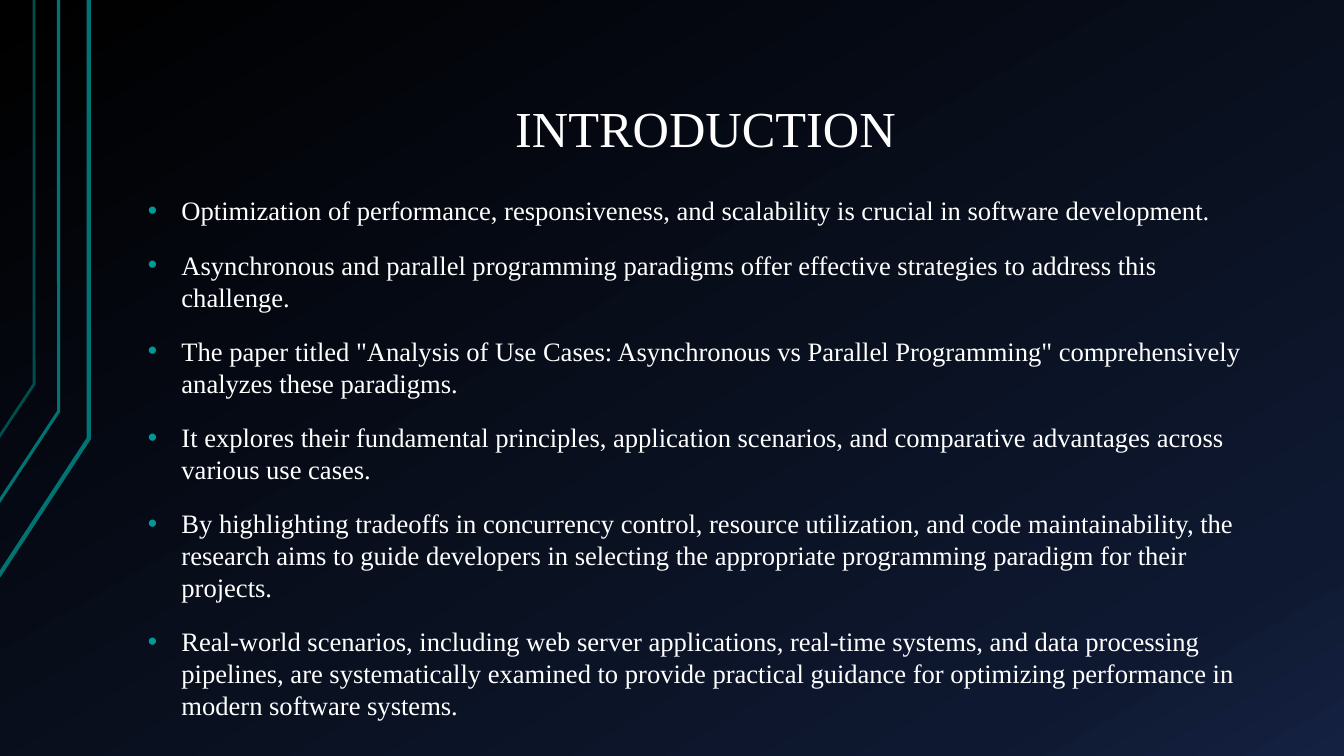
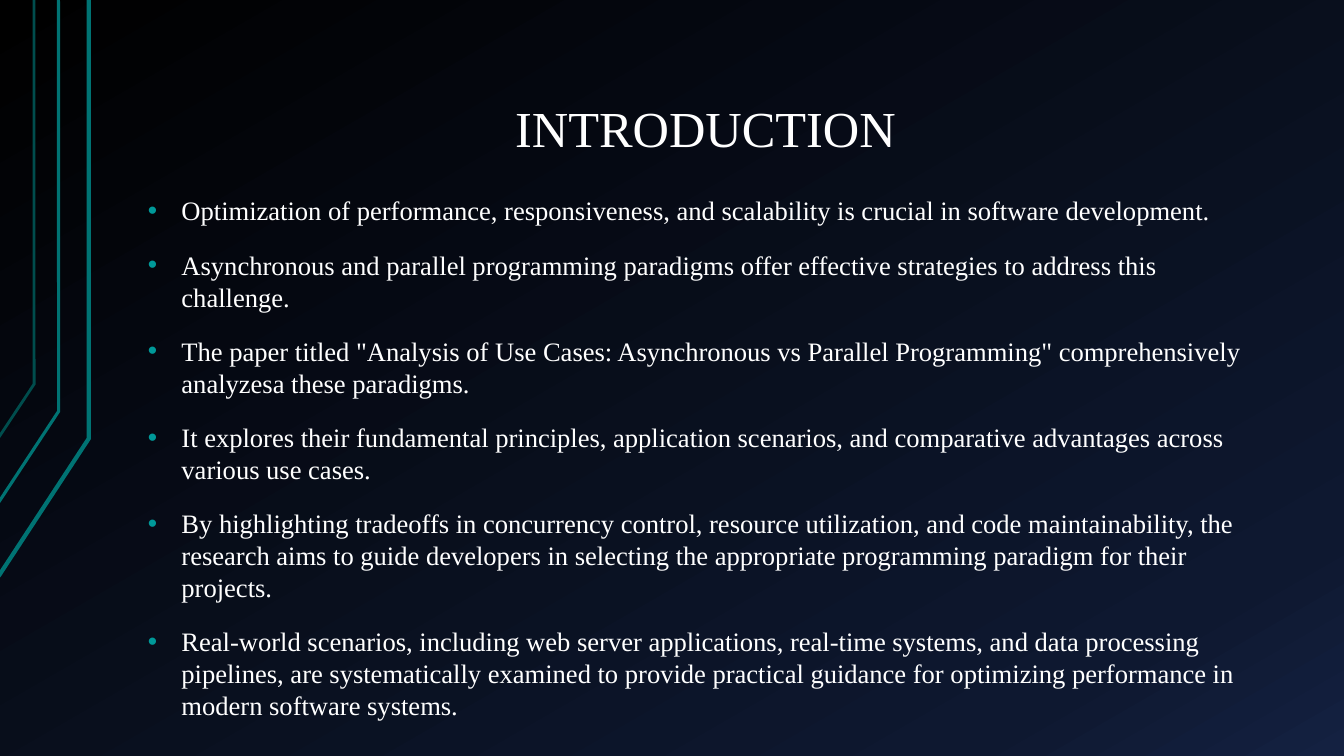
Before and after one commit to ShreyashBhardwaj/AnalysisoUseCases, a slide deck: slide 4 of Analysis of Use Cases.pptx. Drawn at 1344x756 pixels with LibreOffice and Linux fonts; fonts in the diff are those of the drawing. Boxes give left, top, right and bottom in pixels: in the first picture for what was removed or moved away, otherwise in the second. Text is boxed around its words. In the diff, an @@ line names an element or a change of style, - is before the commit and + after.

```diff
--- a/Analysis of Use Cases.pptx
+++ b/Analysis of Use Cases.pptx
@@ text at <box>181,342,1240,399</box>: text changed @@
-• The paper titled "Analysis of Use Cases: Asynchronous vs Parallel Programming" comprehensively analyzes these paradigms.
+• The paper titled "Analysis of Use Cases: Asynchronous vs Parallel Programming" comprehensively analyzesa these paradigms.
```
Also in this commit, not shown: 1 other slide changed, 3 other files.
